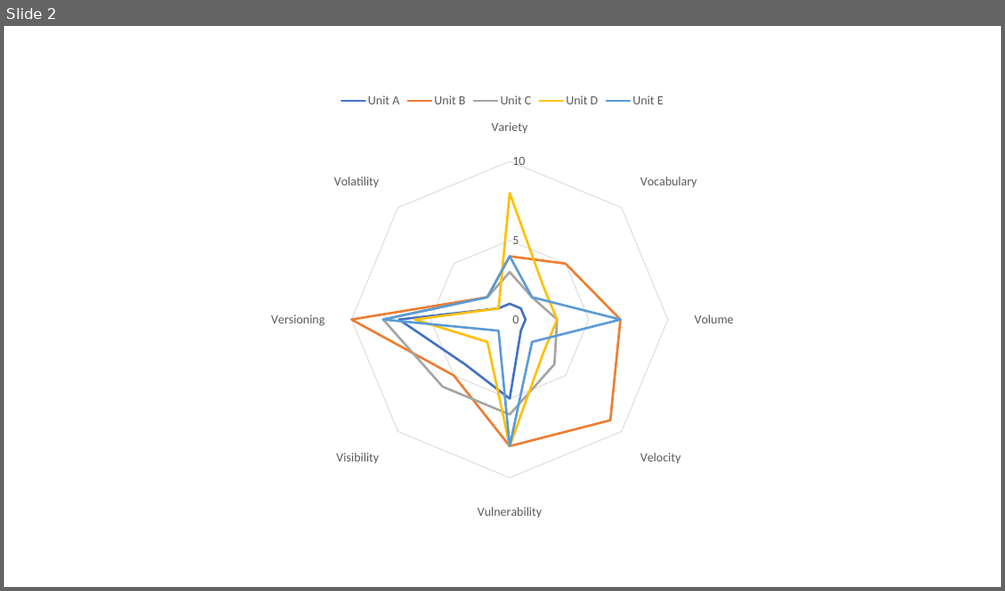
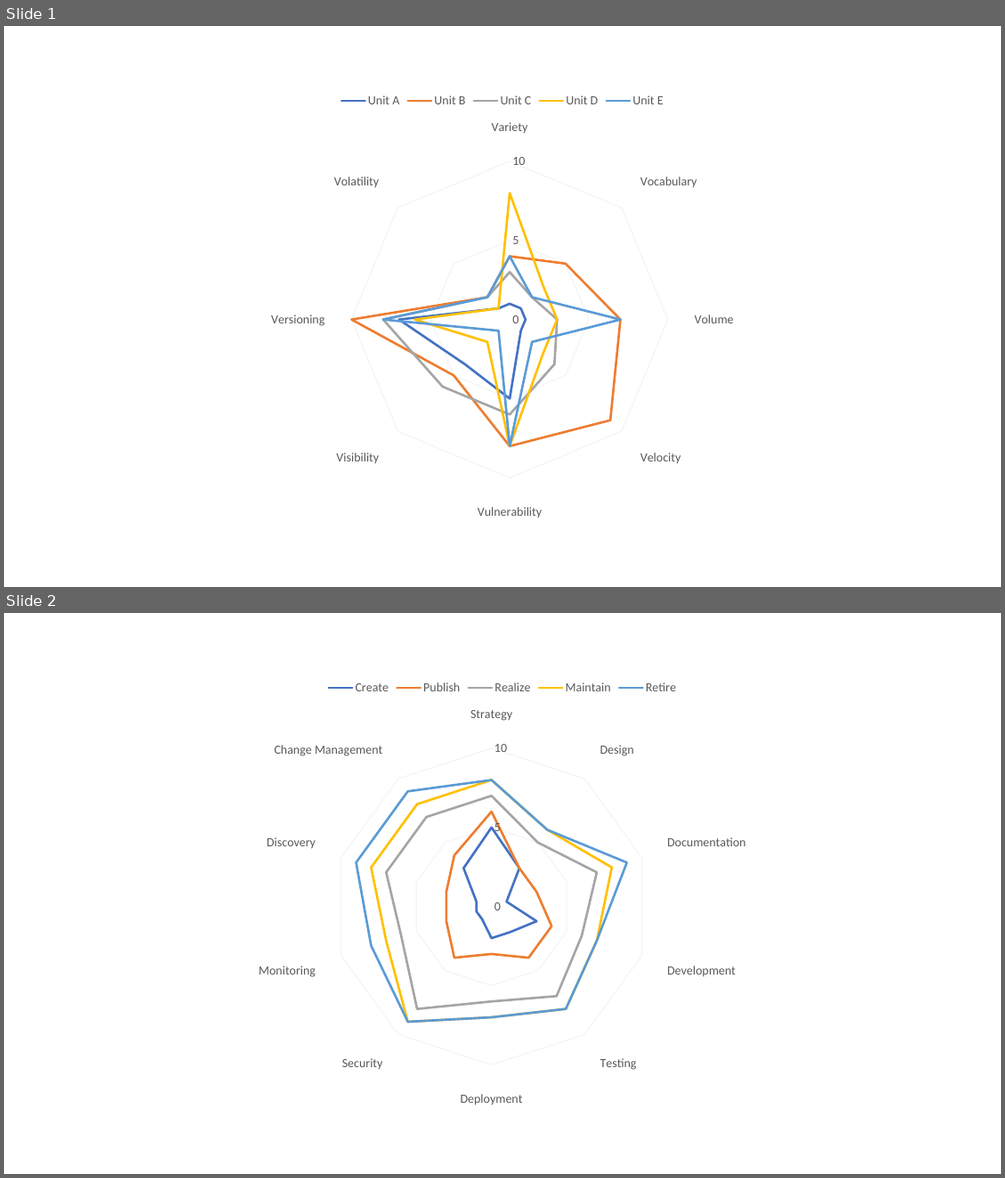
Before and after one commit to dret/lectures, a slide deck: api-days-paris-dec-2018/img/compass-examples.pptx. Shown one above the other, each under a label of ours: slide 2 before the commit, slides 1 and 2 after it. The pictures are 1005x591 and 1005x1178 pixels, drawn with LibreOffice and Linux fonts; fonts in the diff are those of the drawing. Boxes give left, top, right and bottom in pixels: in the first picture for what was removed or moved away, otherwise in the second. Text is boxed around its words. In the diff, an @@ line names an element or a change of style, - is before the commit and + after.

```diff
--- a/api-days-paris-dec-2018/img/compass-examples.pptx
+++ b/api-days-paris-dec-2018/img/compass-examples.pptx
@@ slide 2 added at (4, 613, 1001, 1174), background #FFFFFF @@
@@ radar chart added at (170, 672, 834, 1116) @@
+categories: Strategy, Design, Documentation, Development, Testing, Deployment, Security, Monitoring, Discovery, Change Management
+Create: 5, 3, 1, 3, 2, 2, 1, 1, 1, 3
+Publish: 6, 3, 3, 4, 4, 3, 4, 3, 3, 4
+Realize: 7, 5, 7, 6, 7, 6, 8, 6, 7, 7
+Maintain: 8, 6, 8, 7, 8, 7, 9, 7, 8, 8
+Retire: 8, 6, 9, 7, 8, 7, 9, 8, 9, 9
@@ what was slide 2 is now slide 1 @@
@@ slide 1 changed as well @@
@@ radar chart at (170, 85, 834, 529) @@
@@ value axis changed @@
```
Also in this commit, not shown: 1 other slide changed, 1 other file.
